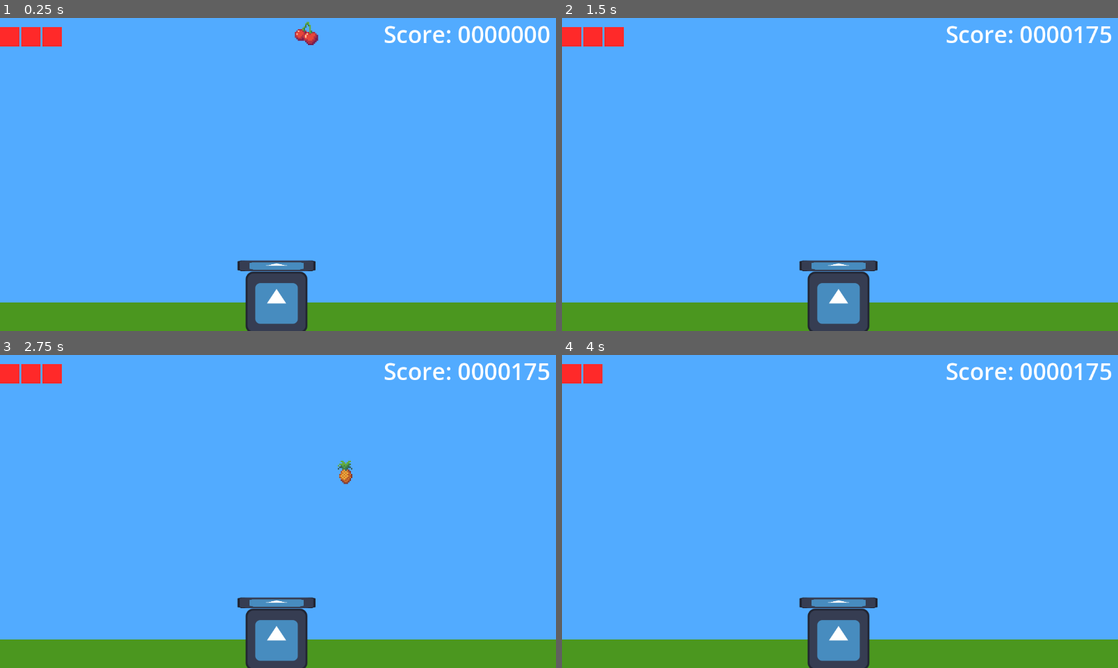
Above: before the commit, frames 1-4 (two rows, left to right).
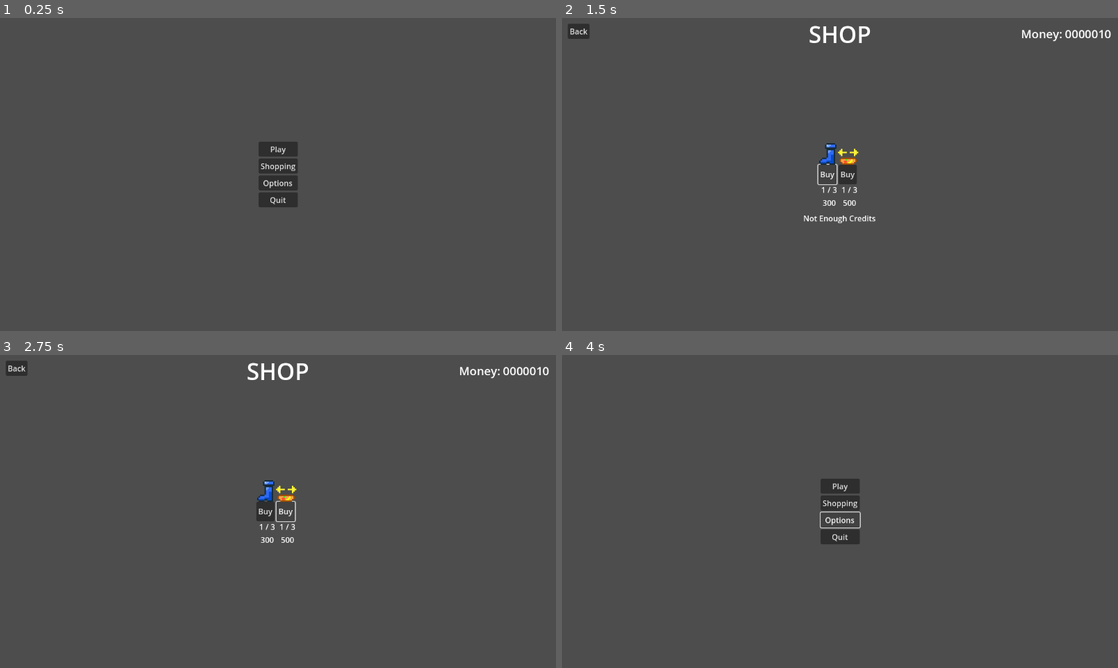
Above: after the commit, the same moments.

Repository: guilhermeSciascio00/FruitDrop
Game: Godot game, scene res://Scenes/main_menu.tscn
The game is run twice, just before and just after one commit, with the same random seed, the same clock (stepped at 60 frames per second) and the same inputs. Before the commit the project starts from res://Scenes/game_scene.tscn. The engine's default icon, where the game draws it, is replaced by a stand-in: a white triangle on a blue panel in a dark square.
Inputs (mouse positions are in pixels of both pictures, inside the frame that each line leads up to):
- Up to frame 1 (0.25 s): no input
- Up to frame 2 (1.5 s): click (840, 165) at 0.5 s, where only the run after the commit has a clickable "Shopping"; click (828, 174) at 1.25 s, where only the run after the commit has a clickable "Buy"
- Up to frame 3 (2.75 s): click (283, 511) at 2 s, where only the run after the commit has a clickable "Buy"
- Up to frame 4 (4 s): click (578, 367) at 2.75 s, where only the run after the commit has a clickable "Back"; click (840, 520) at 3.5 s, where only the run after the commit has a clickable "Options"

The runs differ from the first frame. In frame 1, 99% of the frame differs, in the area x 0-100%, y 0-100%; in frame 2, 99%; in frame 3, 99%; in frame 4, 99%.

Commit message:
Upgrade System and Shop
Now the shop works completely, it has visual feedbacks when you do the purchase. It also displays the player money, and the
upgrade details so you can now its level and price. There's a small bug that will be addressed and solved in future commits.

Diff:
--- /dev/null
+++ b/fruit-drop/Scenes/main_menu.tscn
@@ -0,0 +1,41 @@
+[gd_scene load_steps=2 format=3 uid="uid://om47kn6xx5v1"]
+
+[ext_resource type="Script" uid="uid://bxm6wwobtt7g1" path="res://Scripts/main_menu.gd" id="1_28flt"]
+
+[node name="MainMenu" type="Node2D"]
+script = ExtResource("1_28flt")
+
+[node name="CanvasLayer" type="CanvasLayer" parent="."]
+
+[node name="VBoxContainer" type="VBoxContainer" parent="CanvasLayer"]
+anchors_preset = 8
+anchor_left = 0.5
+anchor_top = 0.5
+anchor_right = 0.5
+anchor_bottom = 0.5
+offset_left = -40.5
+offset_top = -68.0
+offset_right = 40.5
+offset_bottom = 68.0
+grow_horizontal = 2
+grow_vertical = 2
+alignment = 1
+
+[node name="Button" type="Button" parent="CanvasLayer/VBoxContainer"]
+layout_mode = 2
+text = "Play"
+
+[node name="Button2" type="Button" parent="CanvasLayer/VBoxContainer"]
+layout_mode = 2
+text = "Shopping"
+
+[node name="Button3" type="Button" parent="CanvasLayer/VBoxContainer"]
+layout_mode = 2
+text = "Options"
+
+[node name="Button4" type="Button" parent="CanvasLayer/VBoxContainer"]
+layout_mode = 2
+text = "Quit"
+
+[connection signal="pressed" from="CanvasLayer/VBoxContainer/Button" to="." method="_on_button_pressed"]
+[connection signal="pressed" from="CanvasLayer/VBoxContainer/Button2" to="." method="_on_button_2_pressed"]
--- /dev/null
+++ b/fruit-drop/Scenes/shop.tscn
@@ -0,0 +1,181 @@
+[gd_scene load_steps=5 format=3 uid="uid://d2s287ohc1fvl"]
+
+[ext_resource type="Texture2D" uid="uid://buqhdd2rum2f1" path="res://Sprites/Boots.png" id="1_a0mxf"]
+[ext_resource type="Script" uid="uid://dh2ah62plfp6i" path="res://Scripts/shop_upgrades.gd" id="1_io27d"]
+[ext_resource type="Texture2D" uid="uid://dach7doks42md" path="res://Sprites/fruibowl.png" id="2_2shtd"]
+[ext_resource type="PackedScene" uid="uid://om47kn6xx5v1" path="res://Scenes/main_menu.tscn" id="2_fdj0q"]
+
+[node name="Shop" type="Node2D"]
+script = ExtResource("1_io27d")
+menu_scene = ExtResource("2_fdj0q")
+
+[node name="ShopUI" type="CanvasLayer" parent="."]
+
+[node name="ShopTile" type="RichTextLabel" parent="ShopUI"]
+anchors_preset = 5
+anchor_left = 0.5
+anchor_right = 0.5
+offset_left = -65.0
+offset_right = 65.0
+offset_bottom = 67.0
+grow_horizontal = 2
+theme_override_font_sizes/normal_font_size = 48
+text = "SHOP"
+fit_content = true
+autowrap_mode = 0
+horizontal_alignment = 1
+vertical_alignment = 1
+
+[node name="PlayerCurrency" type="RichTextLabel" parent="ShopUI"]
+anchors_preset = 1
+anchor_left = 1.0
+anchor_right = 1.0
+offset_left = -194.08002
+offset_right = -14.07959
+offset_bottom = 67.0
+grow_horizontal = 0
+theme_override_font_sizes/normal_font_size = 24
+text = "Money : 000000"
+fit_content = true
+autowrap_mode = 0
+horizontal_alignment = 1
+vertical_alignment = 1
+
+[node name="UpgradesBTN" type="HBoxContainer" parent="ShopUI"]
+anchors_preset = 8
+anchor_left = 0.5
+anchor_top = 0.5
+anchor_right = 0.5
+anchor_bottom = 0.5
+offset_left = -47.0
+offset_top = -20.0
+offset_right = 38.0
+offset_bottom = 20.0
+grow_horizontal = 2
+grow_vertical = 2
+alignment = 1
+
+[node name="SpeedBtn" type="Button" parent="ShopUI/UpgradesBTN"]
+layout_mode = 2
+text = "Buy"
+
+[node name="SizeBtn" type="Button" parent="ShopUI/UpgradesBTN"]
+layout_mode = 2
+text = "Buy"
+
+[node name="UpgradesVisual" type="HBoxContainer" parent="ShopUI"]
+anchors_preset = -1
+anchor_left = 0.50600004
+anchor_top = 0.432
+anchor_right = 0.50600004
+anchor_bottom = 0.43300003
+offset_left = -58.91205
+offset_top = -23.936005
+offset_right = -22.911743
+offset_bottom = -8.584015
+grow_horizontal = 2
+grow_vertical = 2
+scale = Vector2(3, 3)
+theme_override_constants/separation = -1
+
+[node name="TextureRect" type="TextureRect" parent="ShopUI/UpgradesVisual"]
+layout_mode = 2
+size_flags_horizontal = 4
+size_flags_vertical = 8
+texture = ExtResource("1_a0mxf")
+stretch_mode = 2
+
+[node name="TextureRect2" type="TextureRect" parent="ShopUI/UpgradesVisual"]
+layout_mode = 2
+size_flags_horizontal = 4
+size_flags_vertical = 8
+texture = ExtResource("2_2shtd")
+stretch_mode = 2
+
+[node name="MenuBTN" type="Button" parent="ShopUI"]
+offset_left = 12.0
+offset_top = 12.0
+offset_right = 57.0
+offset_bottom = 43.0
+text = "Back"
+
+[node name="UpgradeInfoSpeed" type="VBoxContainer" parent="ShopUI"]
+anchors_preset = 8
+anchor_left = 0.5
+anchor_top = 0.5
+anchor_right = 0.5
+anchor_bottom = 0.5
+offset_left = -47.0
+offset_top = 20.0
+offset_right = 3.5700073
+offset_bottom = 70.640015
+grow_horizontal = 2
+grow_vertical = 2
+
+[node name="Level" type="RichTextLabel" parent="ShopUI/UpgradeInfoSpeed"]
+custom_minimum_size = Vector2(20, 20)
+layout_mode = 2
+size_flags_vertical = 3
+text = "0/ 0"
+horizontal_alignment = 1
+vertical_alignment = 1
+
+[node name="ItemPrice" type="RichTextLabel" parent="ShopUI/UpgradeInfoSpeed"]
+custom_minimum_size = Vector2(20, 20)
+layout_mode = 2
+size_flags_vertical = 3
+text = "0000"
+horizontal_alignment = 1
+vertical_alignment = 1
+
+[node name="UpgradeInfoSize" type="VBoxContainer" parent="ShopUI"]
+anchors_preset = 8
+anchor_left = 0.5
+anchor_top = 0.5
+anchor_right = 0.5
+anchor_bottom = 0.5
+offset_left = -5.0
+offset_top = 20.0
+offset_right = 45.570007
+offset_bottom = 70.640015
+grow_horizontal = 2
+grow_vertical = 2
+
+[node name="Level" type="RichTextLabel" parent="ShopUI/UpgradeInfoSize"]
+custom_minimum_size = Vector2(20, 20)
+layout_mode = 2
+size_flags_vertical = 3
+text = "0/ 0"
+horizontal_alignment = 1
+vertical_alignment = 1
+
+[node name="ItemPrice" type="RichTextLabel" parent="ShopUI/UpgradeInfoSize"]
+custom_minimum_size = Vector2(20, 20)
+layout_mode = 2
+size_flags_vertical = 3
+text = "0000"
+horizontal_alignment = 1
+vertical_alignment = 1
+
+[node name="PurchaseFeedback" type="RichTextLabel" parent="ShopUI"]
+visible = false
+anchors_preset = -1
+anchor_left = 0.5
+anchor_top = 0.61
+anchor_right = 0.5
+anchor_bottom = 0.61
+offset_left = -65.0
+offset_top = -0.27999878
+offset_right = 62.0
+offset_bottom = 39.72
+grow_horizontal = 2
+grow_vertical = 2
+text = "Placeholder text"
+fit_content = true
+autowrap_mode = 0
+horizontal_alignment = 1
+vertical_alignment = 1
+
+[connection signal="pressed" from="ShopUI/UpgradesBTN/SpeedBtn" to="." method="_on_speed_btn_pressed"]
+[connection signal="pressed" from="ShopUI/UpgradesBTN/SizeBtn" to="." method="_on_size_btn_pressed"]
+[connection signal="pressed" from="ShopUI/MenuBTN" to="." method="_on_menu_btn_pressed"]
--- /dev/null
+++ b/fruit-drop/Scripts/SceneManager.gd
@@ -0,0 +1,7 @@
+extends Node
+
+@onready var main_menu_scene : PackedScene = load("res://Scenes/main_menu.tscn")
+
+@onready var game_scene : PackedScene = load("res://Scenes/game_scene.tscn")
+
+@onready var shopping_scene : PackedScene = load("res://Scenes/shop.tscn")
--- a/fruit-drop/Scripts/currency_manager.gd
+++ b/fruit-drop/Scripts/currency_manager.gd
@@ -2,17 +2,18 @@
 
 var current_score : int = 0
 var high_score : int = 0
-var money_amount : int = 0
+var money_amount : int = 10
 
 const MAX_SCORE_CAP : int = 500
 
 signal on_score_added
 
 func add_score(score_amount : int) -> void:
-	current_score += score_amount
-	on_score_added.emit()
 	if score_amount > MAX_SCORE_CAP:
 		score_amount = MAX_SCORE_CAP
 
+	current_score += score_amount
+	on_score_added.emit()
+
 	if current_score < 0 or current_score - score_amount < 0:
 		current_score = 0
--- /dev/null
+++ b/fruit-drop/Scripts/main_menu.gd
@@ -0,0 +1,7 @@
+extends Node2D
+
+func _on_button_pressed() -> void:
+	get_tree().change_scene_to_packed(SceneManager.game_scene)
+
+func _on_button_2_pressed() -> void:
+	get_tree().change_scene_to_packed(SceneManager.shopping_scene)
--- a/fruit-drop/Scripts/player.gd
+++ b/fruit-drop/Scripts/player.gd
@@ -4,6 +4,7 @@
 @export var bounds_offset : float
 var player_lives : int = 3
 const SPEED_CAP : float = 1200
+const SPEED_UPGRADE_INCREASE = 50
 var has_speed_powerUP : bool = false
 var has_sizeI_powerUP : bool = false
 var player_speed_temp : float
@@ -18,6 +19,12 @@
 signal on_game_over
 signal on_damage_taken(remaining_lives : int)
 signal on_powerup_taken(pw_type : ItemRes.powerup_types, turnOff : bool)
+
+func _ready() -> void:
+	print(UpgradeManager.has_bought_upgrade(UpgradeManager.Upgrades.SPEED))
+
+func display_bought_upgrade(upgrade : UpgradeManager.Upgrades) -> void:
+	print(upgrade)
 
 func _physics_process(_delta: float) -> void:
 	if !is_game_over:
@@ -79,7 +86,6 @@
 				take_damage()
 				body.queue_free()
 
-
 func _on_power_up_01_timeout() -> void:
 	has_speed_powerUP = false
 	player_speed = player_speed_temp
--- /dev/null
+++ b/fruit-drop/Scripts/shop_upgrades.gd
@@ -0,0 +1,50 @@
+extends Node2D
+
+@export var menu_scene : PackedScene
+@onready var player_currency: RichTextLabel = $ShopUI/PlayerCurrency
+
+@onready var speed_level: RichTextLabel = $ShopUI/UpgradeInfoSpeed/Level
+@onready var speed_price: RichTextLabel = $ShopUI/UpgradeInfoSpeed/ItemPrice
+
+@onready var size_level: RichTextLabel = $ShopUI/UpgradeInfoSize/Level
+@onready var size_price: RichTextLabel = $ShopUI/UpgradeInfoSize/ItemPrice
+
+@onready var purchase_feedback: RichTextLabel = $ShopUI/PurchaseFeedback
+
+func _ready() -> void:
+	update_visual_money()
+	update_tag_info()
+
+func _on_speed_btn_pressed() -> void:
+	purchase_feedback.text = UpgradeManager.buy_upgrade(UpgradeManager.Upgrades.SPEED)
+	update_visual_money()
+	update_tag_info()
+	display_purchase_feedback()
+
+func _on_size_btn_pressed() -> void:
+	purchase_feedback.text = UpgradeManager.buy_upgrade(UpgradeManager.Upgrades.BOWLSIZE)
+	update_visual_money()
+	update_tag_info()
+	display_purchase_feedback()
+
+func _on_menu_btn_pressed() -> void:
+	get_tree().change_scene_to_packed(SceneManager.main_menu_scene)
+
+func update_visual_money() -> void:
+	player_currency.text = "Money: %s" % str(CurrencyManager.money_amount).pad_zeros(7)
+
+func update_tag_info() -> void:
+	#Level Update
+	speed_level.text = "%s / %s" %[str(UpgradeManager.get_upgrade_level(UpgradeManager.Upgrades.SPEED)), str(UpgradeManager.MAX_LEVEL_CAP)]
+
+	size_level.text = "%s / %s" % [str(UpgradeManager.get_upgrade_level(UpgradeManager.Upgrades.BOWLSIZE)), str(UpgradeManager.MAX_LEVEL_CAP)]
+
+	#Price Update
+	speed_price.text = "%s" % str(UpgradeManager.get_upgrade_price(UpgradeManager.Upgrades.SPEED))
+
+	size_price.text = "%s" % str(UpgradeManager.get_upgrade_price(UpgradeManager.Upgrades.BOWLSIZE))
+
+func display_purchase_feedback() -> void:
+	purchase_feedback.visible = true
+	await get_tree().create_timer(.5).timeout
+	purchase_feedback.visible = false
--- a/fruit-drop/Scripts/upgrade_manager.gd
+++ b/fruit-drop/Scripts/upgrade_manager.gd
@@ -1 +1,58 @@
 extends Node
+
+enum Upgrades{
+	SPEED,
+	BOWLSIZE
+}
+
+var upgrade_speed_level : int = 0
+var upgrade_size_level : int = 0
+const MAX_LEVEL_CAP : int = 3
+
+var upgrades_info : Dictionary = {
+	# name - price
+	Upgrades.SPEED : {"Price" : 300, "HasBoughtIt" : false, "Level":1},
+	Upgrades.BOWLSIZE : {"Price" : 500, "HasBoughtIt" : false, "Level":1},
+	}
+
+
+func has_enough_credits(currentMoney : float, upgrade : Upgrades) -> bool:
+	return currentMoney >= upgrades_info[upgrade]["Price"]
+
+func buy_upgrade(upgrade : Upgrades) -> String:
+	if has_enough_credits(CurrencyManager.money_amount, upgrade) and upgrades_info[upgrade]["Level"] < MAX_LEVEL_CAP:
+		upgrades_info[upgrade]["HasBoughtIt"] = true
+		CurrencyManager.money_amount -= upgrades_info[upgrade]["Price"]
+		update_upgrade_values(upgrade)
+		return "Upgrade Bought"
+	elif !has_enough_credits(CurrencyManager.money_amount, upgrade):
+		return "Not Enough Credits"
+	elif upgrades_info[upgrade]["Level"] >= MAX_LEVEL_CAP:
+		return "Max Level Reached"
+
+	return "Shouldn't return this line"
+
+func update_upgrade_values(upgrade : Upgrades) -> void:
+		match(upgrade):
+			Upgrades.SPEED:
+				upgrade_speed_level = upgrades_info[upgrade]["Level"]
+				upgrades_info[upgrade]["Level"] += 1
+				upgrades_info[upgrade]["Price"] *= upgrades_info[upgrade]["Level"]
+				upgrades_info[upgrade]["HasBoughtIt"] = false
+			Upgrades.BOWLSIZE:
+				upgrade_size_level = upgrades_info[upgrade]["Level"]
+				upgrades_info[upgrade]["Level"] += 1
+				upgrades_info[upgrade]["Price"] *= upgrades_info[upgrade]["Level"]
+				upgrades_info[upgrade]["HasBoughtIt"] = false
+			_:
+				print("shouldn't print it")
+				print(upgrades_info[upgrade])
+
+func has_bought_upgrade(upgrade: Upgrades) -> bool:
+	return upgrades_info[upgrade]["HasBoughtIt"]
+
+func get_upgrade_level(upgrade : Upgrades) -> int:
+	return upgrades_info[upgrade]["Level"]
+
+func get_upgrade_price(upgrade : Upgrades) -> int:
+	return upgrades_info[upgrade]["Price"]
--- a/fruit-drop/project.godot
+++ b/fruit-drop/project.godot
@@ -11,7 +11,7 @@
 [application]
 
 config/name="FruitDrop"
-run/main_scene="uid://bnvqpftqfladg"
+run/main_scene="uid://om47kn6xx5v1"
 config/features=PackedStringArray("4.5", "Forward Plus")
 config/icon="res://Sprites/icon.svg"
 
@@ -19,6 +19,7 @@
 
 CurrencyManager="*res://Scripts/currency_manager.gd"
 UpgradeManager="*res://Scripts/upgrade_manager.gd"
+SceneManager="*res://Scripts/SceneManager.gd"
 
 [display]
 
Not shown, added: fruit-drop/Scripts/SceneManager.gd.uid
Not shown, added: fruit-drop/Scripts/main_menu.gd.uid
Not shown, added: fruit-drop/Scripts/shop_upgrades.gd.uid
